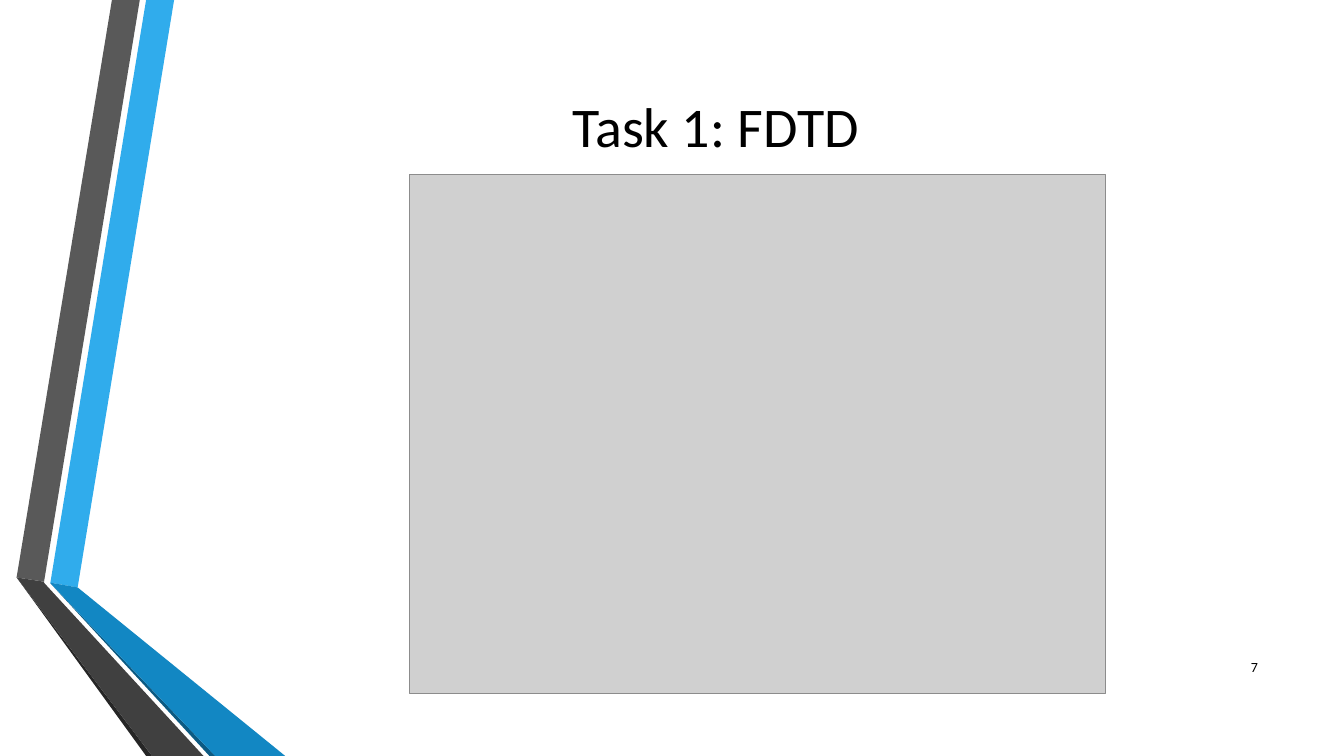
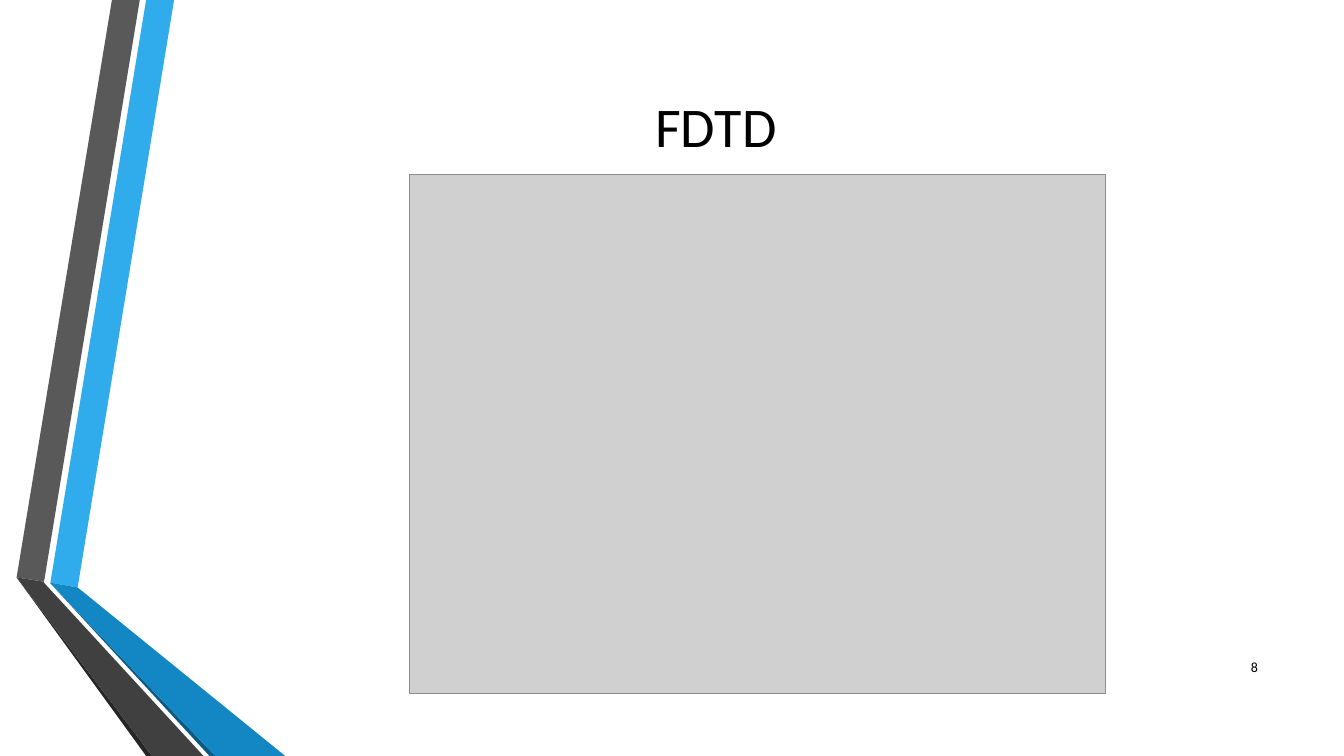
Before and after one commit to junaidnasir/gpu-em-nim, a slide deck: slide 8 of FYP_Defense_Presentation/FYP-2_presentation.pptx (slide 7 before the commit). Drawn at 1344x756 pixels with LibreOffice and Linux fonts; fonts in the diff are those of the drawing; grey boxes stand for pictures; background and template pictures are left out. Boxes give left, top, right and bottom in pixels: in the first picture for what was removed or moved away, otherwise in the second. Text is boxed around its words. In the diff, an @@ line names an element or a change of style, - is before the commit and + after.

```diff
--- a/FYP_Defense_Presentation/FYP-2_presentation.pptx
+++ b/FYP_Defense_Presentation/FYP-2_presentation.pptx
@@ title at [655, 111, 776, 147]: text changed @@
-Task 1: FDTD
+FDTD
@@ page number at [1251, 662, 1258, 672]: text changed @@
-7
+8
```
Also in this commit, not shown: 11 other slides changed, 2 slides added.
